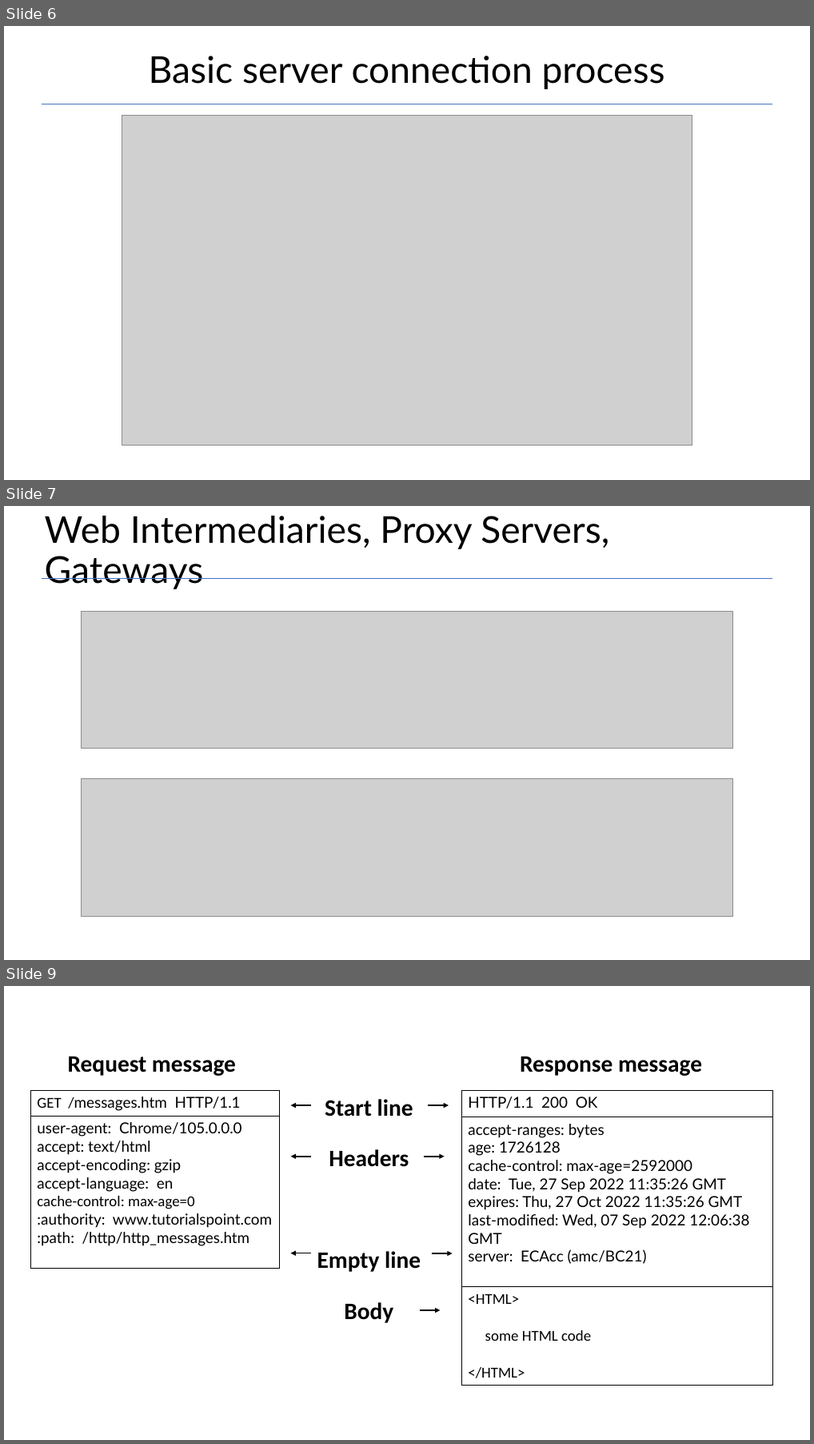
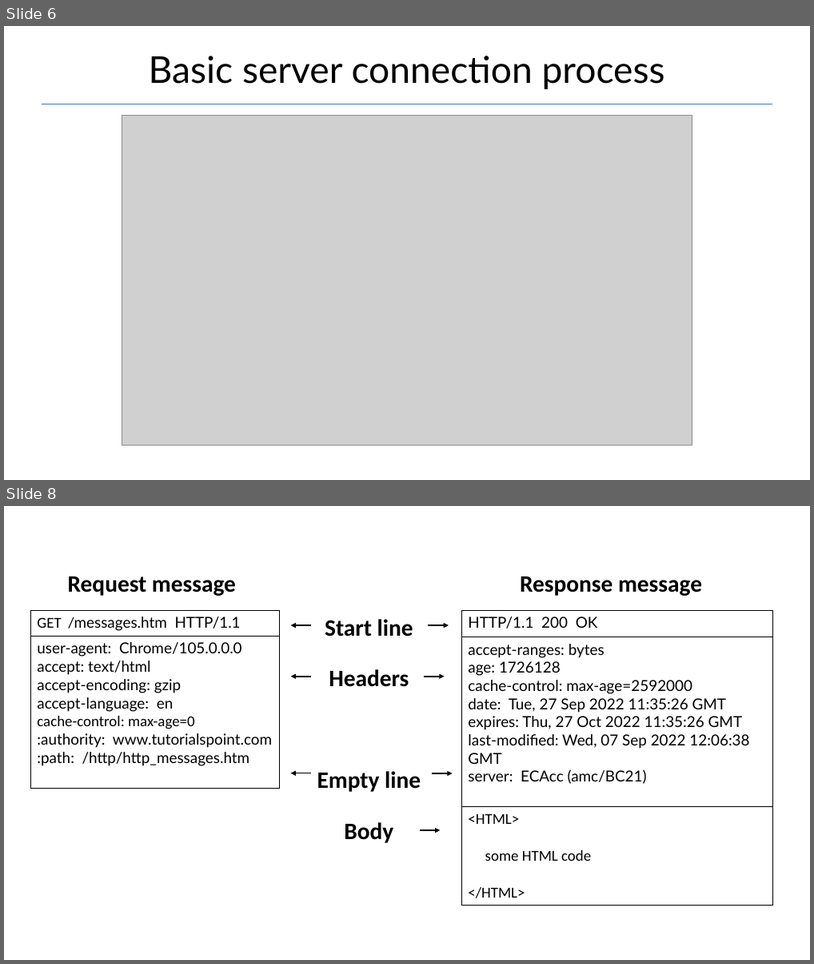
Before and after one commit to Garnik94/Levelup_presentations, a slide deck: Http/Http_presentation.pptx. Shown one above the other, each under a label of ours: slides 6, 7 and 9 before the commit, slides 6 and 8 after it; the slides between them are not shown. The pictures are 814x1444 and 814x964 pixels, drawn with LibreOffice and Linux fonts; fonts in the diff are those of the drawing; grey boxes stand for pictures. Boxes give left, top, right and bottom in pixels: in the first picture for what was removed or moved away, otherwise in the second. Text is boxed around its words. In the diff, an @@ line names an element or a change of style, - is before the commit and + after.

```diff
--- a/Http/Http_presentation.pptx
+++ b/Http/Http_presentation.pptx
@@ slide 7 removed at (x1=4, y1=506, x2=810, y2=960), background #FFFFFF @@
@@ title removed at (x1=45, y1=516, x2=610, y2=589) @@
-Web Intermediaries, Proxy Servers, Gateways
@@ line removed from (42, 578) to (773, 578) @@
@@ picture removed at (x1=82, y1=611, x2=733, y2=748) @@
@@ picture removed at (x1=82, y1=778, x2=733, y2=916) @@
@@ what was slide 9 is now slide 8 @@
```
Also in this commit, not shown: 5 slides changed, 1 other slide removed, 2 other files.
